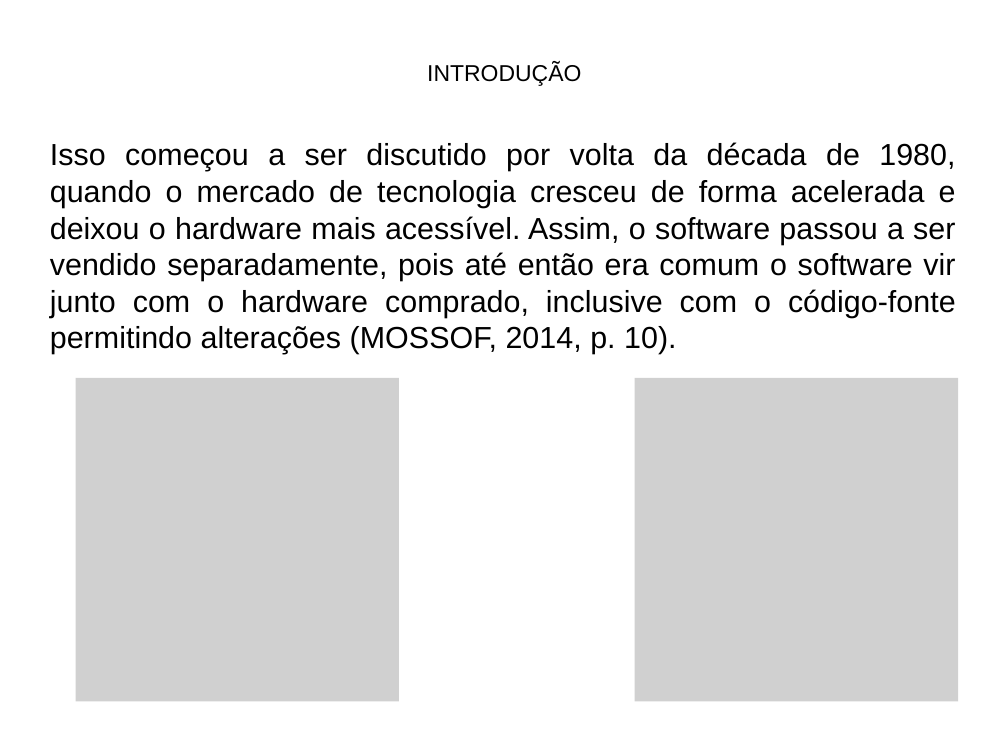
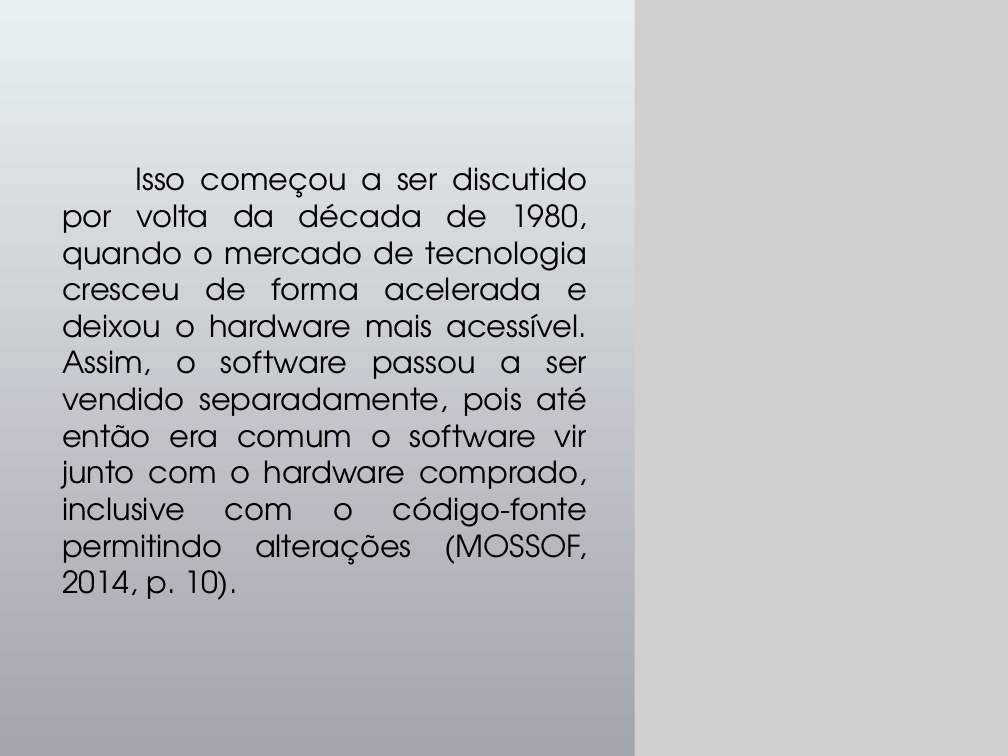
Before and after one commit to ETECVAV-C1-Amadores/Trabalho-Licenciamento-de-Software, a slide deck: slide 3 of Slide-do-Licenciamento.pptx. Drawn at 1008x756 pixels with LibreOffice and Linux fonts; fonts in the diff are those of the drawing; grey boxes stand for pictures. Boxes give left, top, right and bottom in pixels: in the first picture for what was removed or moved away, otherwise in the second. Text is boxed around its words. In the diff, an @@ line names an element or a change of style, - is before the commit and + after.

```diff
--- a/Slide-do-Licenciamento.pptx
+++ b/Slide-do-Licenciamento.pptx
@@ background #FFFFFF to gradient #E9F0F3 to #A2A5AC @@
@@ picture: place and size @@
-picture at [76,378,399,701]
+picture at [635,0,1008,350]
@@ text removed at [427,62,581,86] @@
-INTRODUÇÃO
@@ text "Isso começou a ser discutido ...": place and size @@
-text "Isso começou a ser discutido ..." at [50,142,956,354]
+text "Isso começou a ser discutido ..." at [62,167,587,600]
@@ text "Isso começou a ser discutido ..." at [62,167,587,600]: font Arial to TeX Gyre Adventor @@
@@ picture: place and size @@
-picture at [635,378,958,701]
+picture at [635,350,1008,756]
```
Also in this commit, not shown: 8 other slides changed, 3 slides added.
